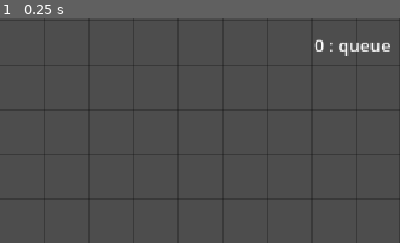
Above: before the commit, frame 1.
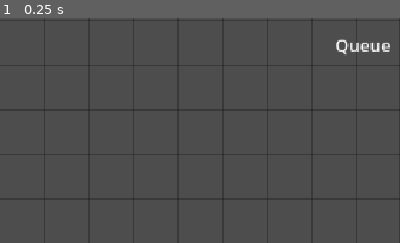
Above: after the commit, the same moment.

Repository: Aisudoragon/logic-gates
Game: Godot game, scene res://scenes/levels/playground/playground.tscn
Same seed, same stepped clock (60 frames per second), same inputs: the game is played once before the commit and once after it. The engine's default icon, where the game draws it, is replaced by a stand-in: a white triangle on a blue panel in a dark square.
Inputs:
- Up to frame 1 (0.25 s): no input
The pictures show only the part of the screen within x 50-100%, y 0-50%; the shares and areas given below are measured in that part.

The runs differ from the first frame. In frame 1, 0.3% of the frame differs, in the area x 78-88%, y 9-17%.
Error after the commit: Parse Error: Could not find type "Selected" under base "EditorMode". (res://scenes/levels/playground/playground.gd:6)

Commit message:
Almost all of highlighting done

Diff:
--- a/assets/resources/tilesets/gate_tileset.tres
+++ b/assets/resources/tilesets/gate_tileset.tres
@@ -248,124 +248,202 @@
 texture_region_size = Vector2i(64, 64)
 0:0/next_alternative_id = 7
 0:0/0 = 0
-0:0/1 = 1
-0:0/1/modulate = Color(1, 0, 0, 1)
-0:0/2 = 2
-0:0/2/modulate = Color(0, 1, 0, 1)
+0:0/0/modulate = Color(1, 0, 0, 1)
+0:0/1 = 1
+0:0/1/modulate = Color(0, 1, 0, 1)
 1:0/next_alternative_id = 5
 1:0/0 = 0
+1:0/0/modulate = Color(1, 0, 0, 1)
 1:0/1 = 1
-1:0/1/modulate = Color(1, 0, 0, 1)
-1:0/2 = 2
-1:0/2/modulate = Color(0, 1, 0, 1)
+1:0/1/modulate = Color(0, 1, 0, 1)
 
 [sub_resource type="TileSetAtlasSource" id="TileSetAtlasSource_bbuuw"]
 texture = ExtResource("2_y8ac4")
 texture_region_size = Vector2i(64, 64)
-0:0/0 = 0
+0:0/next_alternative_id = 2
+0:0/0 = 0
+0:0/0/modulate = Color(1, 0, 0, 1)
 0:0/0/custom_data_0 = Vector2i(2, 0)
-1:0/0 = 0
-2:0/0 = 0
+0:0/1 = 1
+0:0/1/modulate = Color(0, 1, 0, 1)
+1:0/0 = 0
+2:0/next_alternative_id = 2
+2:0/0 = 0
+2:0/0/modulate = Color(1, 0, 0, 1)
+2:0/1 = 1
+2:0/1/modulate = Color(0, 1, 0, 1)
 
 [sub_resource type="TileSetAtlasSource" id="TileSetAtlasSource_xf1h5"]
 texture = ExtResource("3_yixnu")
 texture_region_size = Vector2i(64, 64)
-0:0/0 = 0
-0:0/0/custom_data_0 = Vector2i(2, 1)
-0:0/0/custom_data_1 = Vector2i(0, 2)
-1:0/0 = 0
-2:0/0 = 0
-0:1/0 = 0
-1:1/0 = 0
-2:1/0 = 0
-0:2/0 = 0
-0:2/0/custom_data_0 = Vector2i(2, -1)
-0:2/0/custom_data_1 = Vector2i(0, -2)
+0:0/next_alternative_id = 2
+0:0/0 = 0
+0:0/0/modulate = Color(1, 0, 0, 1)
+0:0/0/custom_data_0 = Vector2i(2, 1)
+0:0/0/custom_data_1 = Vector2i(0, 2)
+0:0/1 = 1
+0:0/1/modulate = Color(0, 1, 0, 1)
+1:0/0 = 0
+2:0/0 = 0
+0:1/0 = 0
+1:1/0 = 0
+2:1/next_alternative_id = 2
+2:1/0 = 0
+2:1/0/modulate = Color(1, 0, 0, 1)
+2:1/1 = 1
+2:1/1/modulate = Color(0, 1, 0, 1)
+0:2/next_alternative_id = 2
+0:2/0 = 0
+0:2/0/modulate = Color(1, 0, 0, 1)
+0:2/0/custom_data_0 = Vector2i(2, -1)
+0:2/0/custom_data_1 = Vector2i(0, -2)
+0:2/1 = 1
+0:2/1/modulate = Color(0, 1, 0, 1)
 1:2/0 = 0
 2:2/0 = 0
 
 [sub_resource type="TileSetAtlasSource" id="TileSetAtlasSource_4qghh"]
 texture = ExtResource("5_fykuy")
 texture_region_size = Vector2i(64, 64)
-0:0/0 = 0
-0:0/0/custom_data_0 = Vector2i(2, 1)
-0:0/0/custom_data_1 = Vector2i(0, 2)
-1:0/0 = 0
-2:0/0 = 0
-0:1/0 = 0
-1:1/0 = 0
-2:1/0 = 0
-0:2/0 = 0
-0:2/0/custom_data_0 = Vector2i(2, -1)
-0:2/0/custom_data_1 = Vector2i(0, -2)
+0:0/next_alternative_id = 2
+0:0/0 = 0
+0:0/0/modulate = Color(1, 0, 0, 1)
+0:0/0/custom_data_0 = Vector2i(2, 1)
+0:0/0/custom_data_1 = Vector2i(0, 2)
+0:0/1 = 1
+0:0/1/modulate = Color(0, 1, 0, 1)
+1:0/0 = 0
+2:0/0 = 0
+0:1/0 = 0
+1:1/0 = 0
+2:1/next_alternative_id = 2
+2:1/0 = 0
+2:1/0/modulate = Color(1, 0, 0, 1)
+2:1/1 = 1
+2:1/1/modulate = Color(0, 1, 0, 1)
+0:2/next_alternative_id = 2
+0:2/0 = 0
+0:2/0/modulate = Color(1, 0, 0, 1)
+0:2/0/custom_data_0 = Vector2i(2, -1)
+0:2/0/custom_data_1 = Vector2i(0, -2)
+0:2/1 = 1
+0:2/1/modulate = Color(0, 1, 0, 1)
 1:2/0 = 0
 2:2/0 = 0
 
 [sub_resource type="TileSetAtlasSource" id="TileSetAtlasSource_sflw3"]
 texture = ExtResource("4_fg87c")
 texture_region_size = Vector2i(64, 64)
-0:0/0 = 0
-0:0/0/custom_data_0 = Vector2i(2, 1)
-0:0/0/custom_data_1 = Vector2i(0, 2)
-1:0/0 = 0
-2:0/0 = 0
-0:1/0 = 0
-1:1/0 = 0
-2:1/0 = 0
-0:2/0 = 0
-0:2/0/custom_data_0 = Vector2i(2, -1)
-0:2/0/custom_data_1 = Vector2i(0, -2)
+0:0/next_alternative_id = 2
+0:0/0 = 0
+0:0/0/modulate = Color(1, 0, 0, 1)
+0:0/0/custom_data_0 = Vector2i(2, 1)
+0:0/0/custom_data_1 = Vector2i(0, 2)
+0:0/1 = 1
+0:0/1/modulate = Color(0, 1, 0, 1)
+1:0/0 = 0
+2:0/0 = 0
+0:1/0 = 0
+1:1/0 = 0
+2:1/next_alternative_id = 2
+2:1/0 = 0
+2:1/0/modulate = Color(1, 0, 0, 1)
+2:1/1 = 1
+2:1/1/modulate = Color(0, 1, 0, 1)
+0:2/next_alternative_id = 2
+0:2/0 = 0
+0:2/0/modulate = Color(1, 0, 0, 1)
+0:2/0/custom_data_0 = Vector2i(2, -1)
+0:2/0/custom_data_1 = Vector2i(0, -2)
+0:2/1 = 1
+0:2/1/modulate = Color(0, 1, 0, 1)
 1:2/0 = 0
 2:2/0 = 0
 
 [sub_resource type="TileSetAtlasSource" id="TileSetAtlasSource_0nq5j"]
 texture = ExtResource("6_u75fb")
 texture_region_size = Vector2i(64, 64)
-0:0/0 = 0
-0:0/0/custom_data_0 = Vector2i(2, 1)
-0:0/0/custom_data_1 = Vector2i(0, 2)
-1:0/0 = 0
-2:0/0 = 0
-0:1/0 = 0
-1:1/0 = 0
-2:1/0 = 0
-0:2/0 = 0
-0:2/0/custom_data_0 = Vector2i(2, -1)
-0:2/0/custom_data_1 = Vector2i(0, -2)
+0:0/next_alternative_id = 2
+0:0/0 = 0
+0:0/0/modulate = Color(1, 0, 0, 1)
+0:0/0/custom_data_0 = Vector2i(2, 1)
+0:0/0/custom_data_1 = Vector2i(0, 2)
+0:0/1 = 1
+0:0/1/modulate = Color(0, 1, 0, 1)
+1:0/0 = 0
+2:0/0 = 0
+0:1/0 = 0
+1:1/0 = 0
+2:1/next_alternative_id = 2
+2:1/0 = 0
+2:1/0/modulate = Color(1, 0, 0, 1)
+2:1/1 = 1
+2:1/1/modulate = Color(0, 1, 0, 1)
+0:2/next_alternative_id = 2
+0:2/0 = 0
+0:2/0/modulate = Color(1, 0, 0, 1)
+0:2/0/custom_data_0 = Vector2i(2, -1)
+0:2/0/custom_data_1 = Vector2i(0, -2)
+0:2/1 = 1
+0:2/1/modulate = Color(0, 1, 0, 1)
 1:2/0 = 0
 2:2/0 = 0
 
 [sub_resource type="TileSetAtlasSource" id="TileSetAtlasSource_2oyti"]
 texture = ExtResource("7_m2qao")
 texture_region_size = Vector2i(64, 64)
-0:0/0 = 0
-0:0/0/custom_data_0 = Vector2i(2, 1)
-0:0/0/custom_data_1 = Vector2i(0, 2)
-1:0/0 = 0
-2:0/0 = 0
-0:1/0 = 0
-1:1/0 = 0
-2:1/0 = 0
-0:2/0 = 0
-0:2/0/custom_data_0 = Vector2i(2, -1)
-0:2/0/custom_data_1 = Vector2i(0, -2)
+0:0/next_alternative_id = 2
+0:0/0 = 0
+0:0/0/modulate = Color(1, 0, 0, 1)
+0:0/0/custom_data_0 = Vector2i(2, 1)
+0:0/0/custom_data_1 = Vector2i(0, 2)
+0:0/1 = 1
+0:0/1/modulate = Color(0, 1, 0, 1)
+1:0/0 = 0
+2:0/0 = 0
+0:1/0 = 0
+1:1/0 = 0
+2:1/next_alternative_id = 2
+2:1/0 = 0
+2:1/0/modulate = Color(1, 0, 0, 1)
+2:1/1 = 1
+2:1/1/modulate = Color(0, 1, 0, 1)
+0:2/next_alternative_id = 2
+0:2/0 = 0
+0:2/0/modulate = Color(1, 0, 0, 1)
+0:2/0/custom_data_0 = Vector2i(2, -1)
+0:2/0/custom_data_1 = Vector2i(0, -2)
+0:2/1 = 1
+0:2/1/modulate = Color(0, 1, 0, 1)
 1:2/0 = 0
 2:2/0 = 0
 
 [sub_resource type="TileSetAtlasSource" id="TileSetAtlasSource_wke2a"]
 texture = ExtResource("8_qpaw7")
 texture_region_size = Vector2i(64, 64)
-0:0/0 = 0
-0:0/0/custom_data_0 = Vector2i(2, 1)
-0:0/0/custom_data_1 = Vector2i(0, 2)
-1:0/0 = 0
-2:0/0 = 0
-0:1/0 = 0
-1:1/0 = 0
-2:1/0 = 0
-0:2/0 = 0
-0:2/0/custom_data_0 = Vector2i(2, -1)
-0:2/0/custom_data_1 = Vector2i(0, -2)
+0:0/next_alternative_id = 2
+0:0/0 = 0
+0:0/0/modulate = Color(1, 0, 0, 1)
+0:0/0/custom_data_0 = Vector2i(2, 1)
+0:0/0/custom_data_1 = Vector2i(0, 2)
+0:0/1 = 1
+0:0/1/modulate = Color(0, 1, 0, 1)
+1:0/0 = 0
+2:0/0 = 0
+0:1/0 = 0
+1:1/0 = 0
+2:1/next_alternative_id = 2
+2:1/0 = 0
+2:1/0/modulate = Color(1, 0, 0, 1)
+2:1/1 = 1
+2:1/1/modulate = Color(0, 1, 0, 1)
+0:2/next_alternative_id = 2
+0:2/0 = 0
+0:2/0/modulate = Color(1, 0, 0, 1)
+0:2/0/custom_data_0 = Vector2i(2, -1)
+0:2/0/custom_data_1 = Vector2i(0, -2)
+0:2/1 = 1
+0:2/1/modulate = Color(0, 1, 0, 1)
 1:2/0 = 0
 2:2/0 = 0
 
--- a/scenes/levels/playground/highlight_layer.gd
+++ b/scenes/levels/playground/highlight_layer.gd
@@ -1,8 +1,7 @@
 class_name HighlightLayer extends TileMapLayer
 
-var mode_selected: EditorMode.Selected = EditorMode.Selected.WIRE
 var wire_buffer_position: Array[Vector2i]
-var _gate_rotation := 0
+var _gate_rotation: int = 0
 
 
 func add_checkpoint(mouse_position: Vector2) -> void:
@@ -17,7 +16,7 @@
 	_gate_rotation += 1 if _gate_rotation < 3 else -3
 
 
-func wire_highlight(mouse_position: Vector2i) -> void:
+func wire_highlight(mouse_position: Vector2) -> void:
 	clear()
 
 	wire_buffer_position[-1] = _mouse_to_grid(mouse_position)
@@ -30,14 +29,13 @@
 		var start: Vector2i = wire_buffer_position[index]
 		var middle: Vector2i = wire_buffer_position[index + 1]
 		var end: Vector2i = wire_buffer_position[index + 2]
-
 		var direction: Vector2i = (middle - start).sign()
 		_wire_highlight_line(start, middle, direction)
 		direction = (end - middle).sign()
 		_wire_highlight_line(middle, end, direction)
 
 
-func gate_highlight(mouse_position: Vector2i) -> void:
+func gate_highlight(_mouse_position: Vector2) -> void:
 	clear()
 	#TODO
 
@@ -45,16 +43,16 @@
 func _wire_highlight_line(from: Vector2i, to: Vector2i, direction: Vector2i) -> void:
 	if from.x == to.x and direction.y:
 		for buffer_y in range(from.y, to.y + direction.y, direction.y):
-			if not buffer_y == to.y:
+			if buffer_y != to.y:
 				_update_tile_wire_direction(Vector2i(from.x, buffer_y), Vector2i(0, direction.y))
-			if not buffer_y == from.y:
+			if buffer_y != from.y:
 				_update_tile_wire_direction(Vector2i(from.x, buffer_y), Vector2i(0, -direction.y))
 	elif direction.x:
 		for buffer_x in range(from.x, to.x + direction.x, direction.x):
-			if not buffer_x == to.x:
-				_update_tile_wire_direction(Vector2i(buffer_x, from.y), Vector2i(0, direction.x))
-			if not buffer_x == from.x:
-				_update_tile_wire_direction(Vector2i(buffer_x, from.y), Vector2i(0, -direction.x))
+			if buffer_x != to.x:
+				_update_tile_wire_direction(Vector2i(buffer_x, from.y), Vector2i(direction.x, 0))
+			if buffer_x != from.x:
+				_update_tile_wire_direction(Vector2i(buffer_x, from.y), Vector2i(-direction.x, 0))
 
 
 func _update_tile_wire_direction(grid_position: Vector2i, direction_vector: Vector2i, add := true) -> void:
@@ -62,18 +60,20 @@
 	var tile_data: TileData = get_cell_tile_data(grid_position)
 	if tile_data:
 		directions = tile_data.get_custom_data("connected_directions")
-
 	var direction_from_vector := (
-			0 if direction_vector == Vector2i.ZERO
-			else 0b0001 if direction_vector == Vector2i(1, 0)
-			else 0b0010 if direction_vector == Vector2i(0, 1)
-			else 0b0100 if direction_vector == Vector2i(-1, 0)
-			else 0b1000)
-
+			EditorMode.Direction.RIGHT if direction_vector == Vector2i.RIGHT
+			else EditorMode.Direction.DOWN if direction_vector == Vector2i.DOWN
+			else EditorMode.Direction.LEFT if direction_vector == Vector2i.LEFT
+			else EditorMode.Direction.UP if direction_vector == Vector2i.UP
+			else 0)
 	if add:
 		directions |= direction_from_vector
 	else:
 		directions &= ~directions
+
+		if not directions:
+			erase_cell(grid_position)
+			return
 	set_cell(grid_position, 0, Vector2i(directions, 0))
 
 
--- a/scenes/levels/playground/playground.tscn
+++ b/scenes/levels/playground/playground.tscn
@@ -1,7 +1,6 @@
-[gd_scene load_steps=13 format=3 uid="uid://vxc7l235kxff"]
+[gd_scene load_steps=12 format=3 uid="uid://vxc7l235kxff"]
 
 [ext_resource type="Script" uid="uid://ddrbmlbq6sk85" path="res://scenes/levels/playground/playground.gd" id="1_ywb2o"]
-[ext_resource type="TileSet" uid="uid://dhfs68s3itmxi" path="res://assets/resources/tilesets/wire_tileset.tres" id="2_mw4bp"]
 [ext_resource type="Script" uid="uid://bh6pxtvechol" path="res://scenes/levels/playground/grid_lines.gd" id="2_olfo7"]
 [ext_resource type="Texture2D" uid="uid://cj86b6py6lf00" path="res://icon.svg" id="3_cfd3d"]
 [ext_resource type="Script" uid="uid://iua6lifhsyfb" path="res://scenes/levels/playground/camera_2d.gd" id="3_dsu8x"]
@@ -48,7 +47,7 @@
 tile_set = SubResource("TileSet_1jhvd")
 
 [node name="WireLayer" type="TileMapLayer" parent="Wires"]
-tile_set = ExtResource("2_mw4bp")
+tile_set = ExtResource("4_myh4h")
 collision_enabled = false
 navigation_enabled = false
 script = ExtResource("6_4wjdm")
@@ -69,5 +68,3 @@
 wires_interface = NodePath("../WiresInterface")
 
 [node name="WiresInterface" parent="." instance=ExtResource("7_dhyt4")]
-
-[connection signal="mode_selected" from="WiresInterface" to="." method="_on_editor_interface_mode_selected"]
--- a/scenes/levels/playground/wire_layer.gd
+++ b/scenes/levels/playground/wire_layer.gd
@@ -1,3 +1,33 @@
 class_name WireLayer extends TileMapLayer
 
 var order_executes_per_frame := 1500
+var _logic_queue: Array[Callable]
+
+
+func _process(_delta: float) -> void:
+	if not _logic_queue.is_empty():
+		_execute_queue()
+
+
+func toggle_start_gate(mouse_position: Vector2) -> void:
+	var grid_mouse_position: Vector2i = local_to_map(to_local(mouse_position))
+
+	if not (
+			get_cell_source_id(grid_mouse_position) == 1
+			and get_cell_atlas_coords(grid_mouse_position) == Vector2i(1, 0)
+	):
+		return
+
+	set_cell(mouse_position, 1, Vector2i(1, 0), not get_cell_alternative_tile(mouse_position))
+	for neighbor in get_surrounding_cells(mouse_position):
+		pass
+		# TODO ogarnąć jak rozprzestrzenić logikę
+
+
+func _execute_queue() -> void:
+	for i in range(order_executes_per_frame):
+		if _logic_queue.is_empty():
+			return
+		var action: Callable = _logic_queue.pop_back()
+		if action is Callable:
+			action.call()
--- a/scenes/levels/playground/wires.gd
+++ b/scenes/levels/playground/wires.gd
@@ -9,7 +9,6 @@
 var order_queue: Array[Callable]
 var buffer_position: Array[Vector2i]
 var rotated: bool = false
-var gate_patterns: Dictionary[String, TileMapPattern]
 var gate_rotation := 0
 
 
@@ -383,11 +382,11 @@
 	#highlight_layer.set_cell()
 
 
-func place_gate(gate_selected: EditorMode.Selected) -> void:
+func place_gate(gate_selected: EditorMode.Gate) -> void:
 	var mouse_pos: Vector2i = get_mouse_pos()
 
 	match gate_selected:
-		EditorMode.Selected.STARTEND:
+		EditorMode.Gate.STARTSTOP:
 			var cell_atlas_coords: Vector2i = gate_layer.get_cell_atlas_coords(mouse_pos)
 			if cell_atlas_coords == Vector2i(-1, -1):
 				gate_layer.set_cell(mouse_pos, 1, Vector2i(0, 0), 1)
@@ -395,19 +394,19 @@
 				gate_layer.set_cell(mouse_pos, 1, Vector2i(1, 0), 1)
 			else:
 				gate_layer.set_cell(mouse_pos)
-		EditorMode.Selected.NOT:
+		EditorMode.Gate.NOT:
 			place_gate_on_layer(1)
-		EditorMode.Selected.AND:
+		EditorMode.Gate.AND:
 			place_gate_on_layer(2)
-		EditorMode.Selected.NAND:
+		EditorMode.Gate.NAND:
 			place_gate_on_layer(3)
-		EditorMode.Selected.OR:
+		EditorMode.Gate.OR:
 			place_gate_on_layer(4)
-		EditorMode.Selected.NOR:
+		EditorMode.Gate.NOR:
 			place_gate_on_layer(5)
-		EditorMode.Selected.XOR:
+		EditorMode.Gate.XOR:
 			place_gate_on_layer(6)
-		EditorMode.Selected.XNOR:
+		EditorMode.Gate.XNOR:
 			place_gate_on_layer(7)
 
 
--- a/scripts/editor_mode.gd
+++ b/scripts/editor_mode.gd
@@ -1,9 +1,13 @@
 class_name EditorMode
 
-enum Selected {
+enum Mode {
 	SELECT,
 	WIRE,
-	STARTEND,
+	GATE,
+}
+
+enum Gate {
+	STARTSTOP,
 	NOT,
 	AND,
 	NAND,
@@ -12,3 +16,10 @@
 	XOR,
 	XNOR,
 }
+
+enum Direction {
+	RIGHT = 1,
+	DOWN = 2,
+	LEFT = 4,
+	UP = 8,
+}
